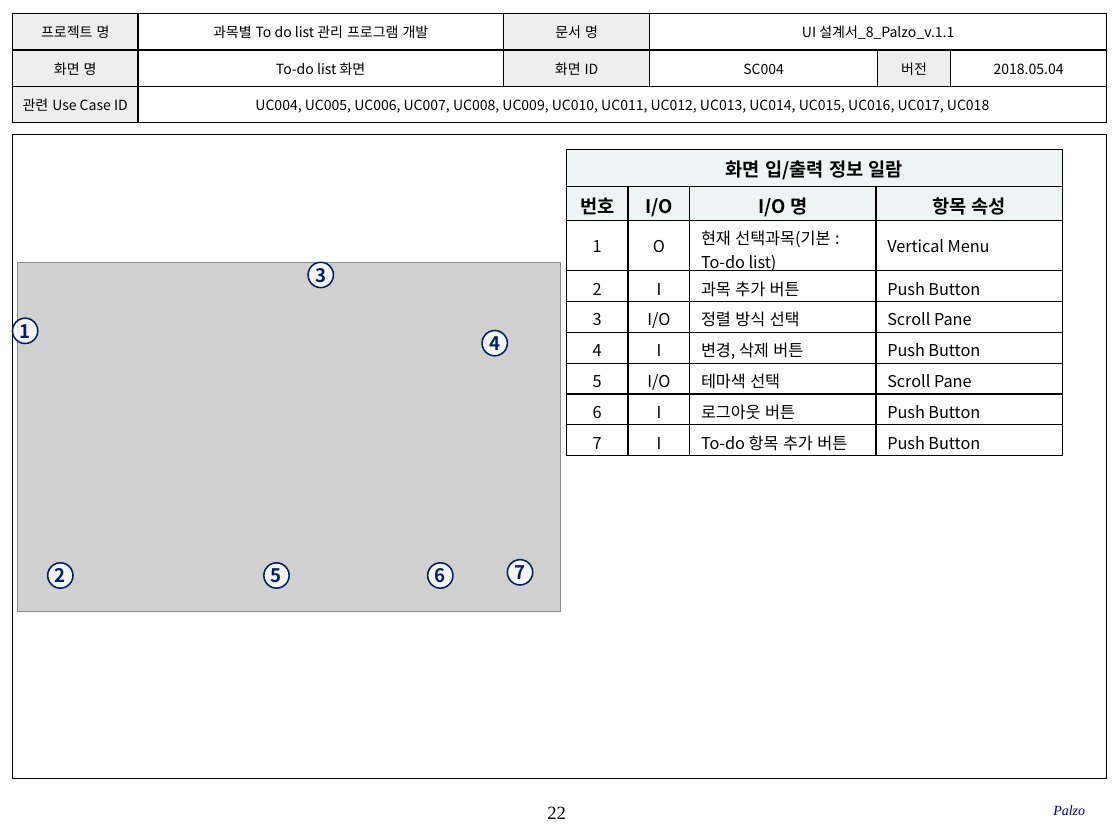
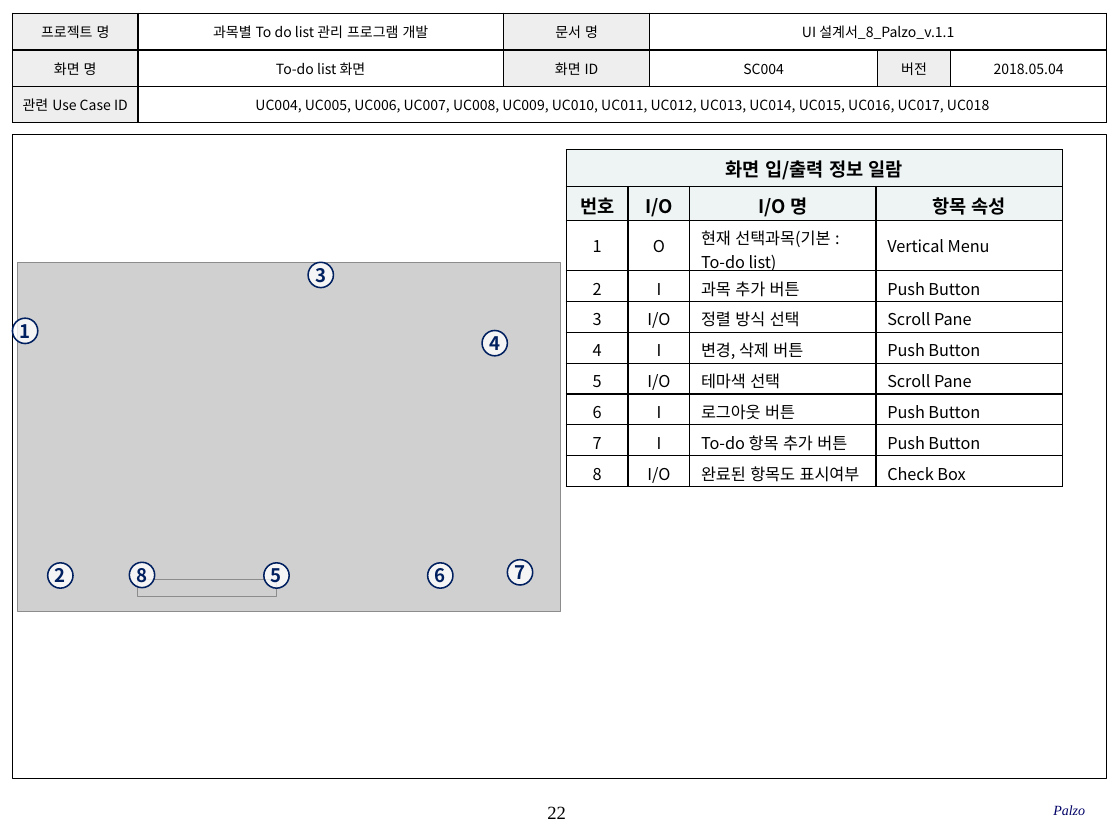
Before and after one commit to SMU-SE-Admin/18-1_8_PALZO_Doc, a slide deck: slide 22 of 03 설계/UI 설계서_8_Palzo.pptx. Drawn at 1120x840 pixels with LibreOffice and Linux fonts; fonts in the diff are those of the drawing; grey boxes stand for pictures; background and template pictures are left out. Boxes give left, top, right and bottom in pixels: in the first picture for what was removed or moved away, otherwise in the second. Text is boxed around its words. In the diff, an @@ line names an element or a change of style, - is before the commit and + after.

```diff
--- a/03 설계/UI 설계서_8_Palzo.pptx
+++ b/03 설계/UI 설계서_8_Palzo.pptx
@@ table at bbox=[567, 150, 1062, 506] @@
+row 10: 8 | I/O | 완료된 항목도 표시여부 | Check Box
@@ ellipse added at bbox=[129, 562, 155, 588], fill #FFFFFF at 80% opacity, outline #002060 1 pt, 12 pt, text #002060, bold @@
+8
@@ picture added at bbox=[137, 580, 276, 597] @@
```
Also in this commit, not shown: 4 other slides changed.
